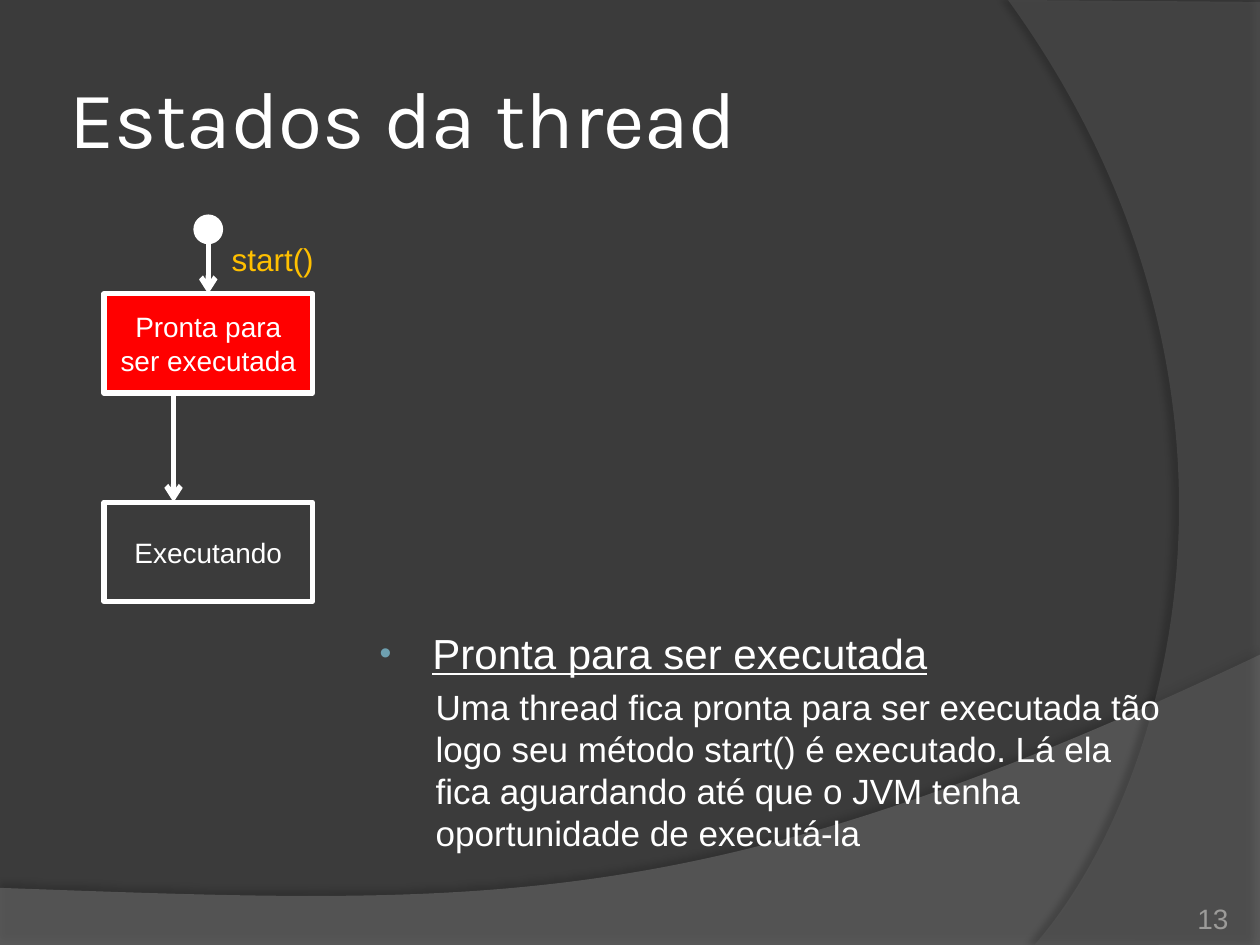
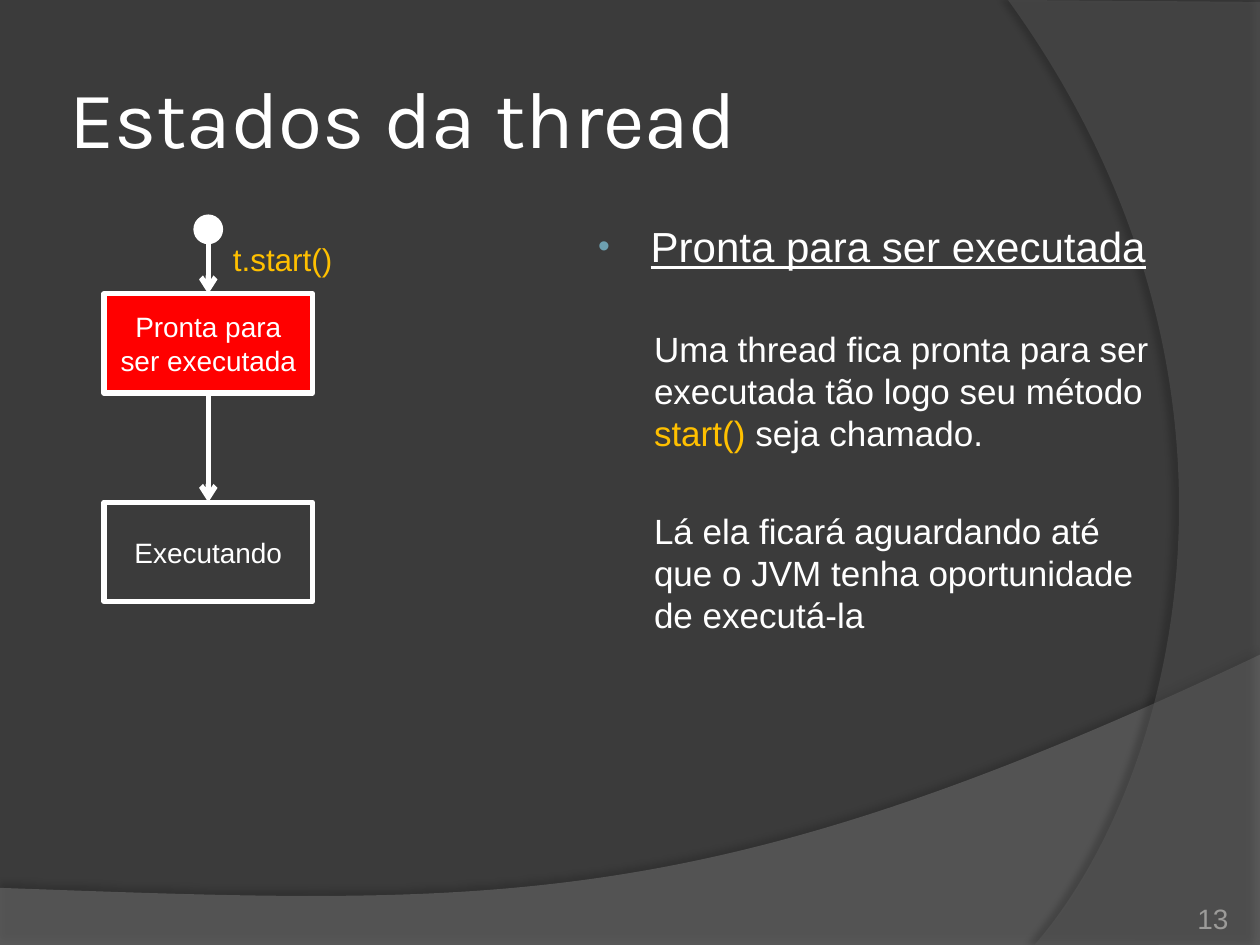
Before and after one commit to duchesqui/slzvieira-training, a slide deck: slide 13 of 2-Java-Programmer-Modulo-II/14.Capitulo08.pptx. Drawn at 1260x945 pixels with LibreOffice and Linux fonts; fonts in the diff are those of the drawing. Boxes give left, top, right and bottom in pixels: in the first picture for what was removed or moved away, otherwise in the second. Text is boxed around its words. In the diff, an @@ line names an element or a change of style, - is before the commit and + after.

Commit message:
Capítulo 8: Estados da thread.

```diff
--- a/2-Java-Programmer-Modulo-II/14.Capitulo08.pptx
+++ b/2-Java-Programmer-Modulo-II/14.Capitulo08.pptx
@@ text "Pronta para ser executada": place and size @@
-text "Pronta para ser executada" at bbox=[432, 638, 1160, 852]
+text "Pronta para ser executada" at bbox=[651, 231, 1149, 629]
@@ text at bbox=[233, 248, 333, 277]: text changed @@
-start()
+t.start()
@@ text at bbox=[654, 336, 1149, 629]: text changed @@
-  Uma thread fica pronta para ser executada tão logo seu método start() é executado. Lá ela fica aguardando até que o JVM tenha oportunidade de executá-la
+  Uma thread fica pronta para ser executada tão logo seu método start() seja chamado.
+  Lá ela ficará aguardando até que o JVM tenha oportunidade de executá-la
@@ arrow moved from (174, 393) - (174, 503) to (208, 393) - (208, 503) @@
```
Also in this commit, not shown: 6 other slides changed.
